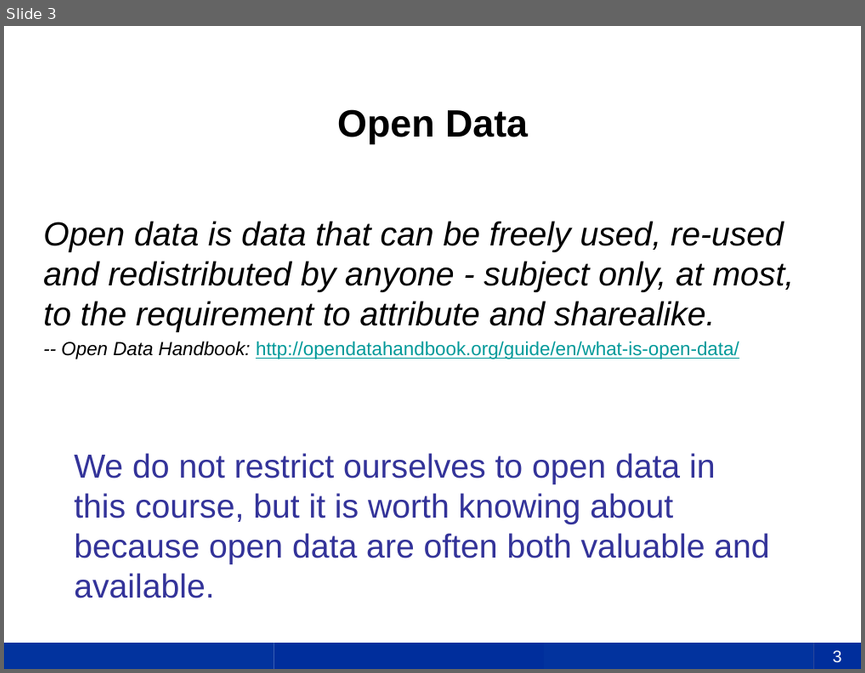
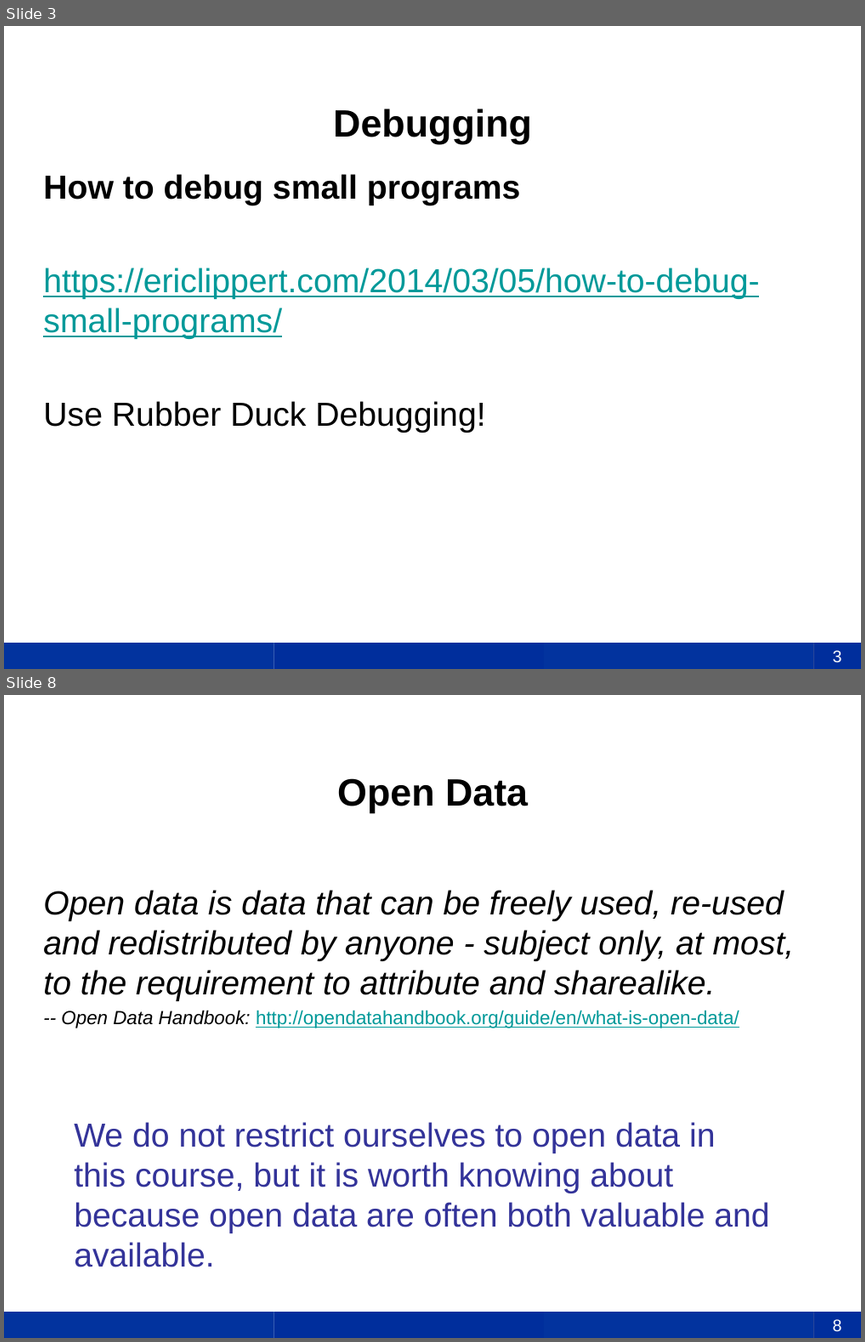
Before and after one commit to uky-transport-data-science/ce599, a slide deck: 08-Resources/8-Resources.pptx. Shown one above the other, each under a label of ours: slide 3 before the commit, slides 3 and 8 after it; the slides between them are not shown. The pictures are 865x673 and 865x1342 pixels, drawn with LibreOffice and Linux fonts; fonts in the diff are those of the drawing; background and template pictures are left out. Boxes give left, top, right and bottom in pixels: in the first picture for what was removed or moved away, otherwise in the second. Text is boxed around its words. In the diff, an @@ line names an element or a change of style, - is before the commit and + after.

Commit message:
More info on debugging.

```diff
--- a/08-Resources/8-Resources.pptx
+++ b/08-Resources/8-Resources.pptx
@@ slide 3 added at box(4, 26, 861, 669), background #FFFFFF; not listed: 4 template elements that a slide beside it also shows @@
@@ title added at box(333, 108, 532, 144), 32 pt, text #000000, bold @@
+Debugging
@@ text added at box(43, 174, 759, 432), 28 pt, text #009999, underline @@
+How to debug small programs
+https://ericlippert.com/2014/03/05/how-to-debug-small-programs/
+Use Rubber Duck Debugging!
@@ page number added at box(814, 642, 861, 669), fill #002E9C, 14 pt, text #FFFFFF @@
+3
@@ what was slide 3 is now slide 8 @@
@@ page number at box(833, 1319, 842, 1332): text changed @@
-3
+8
```
Also in this commit, not shown: 2 slides changed, 4 other slides added, 1 other file.
